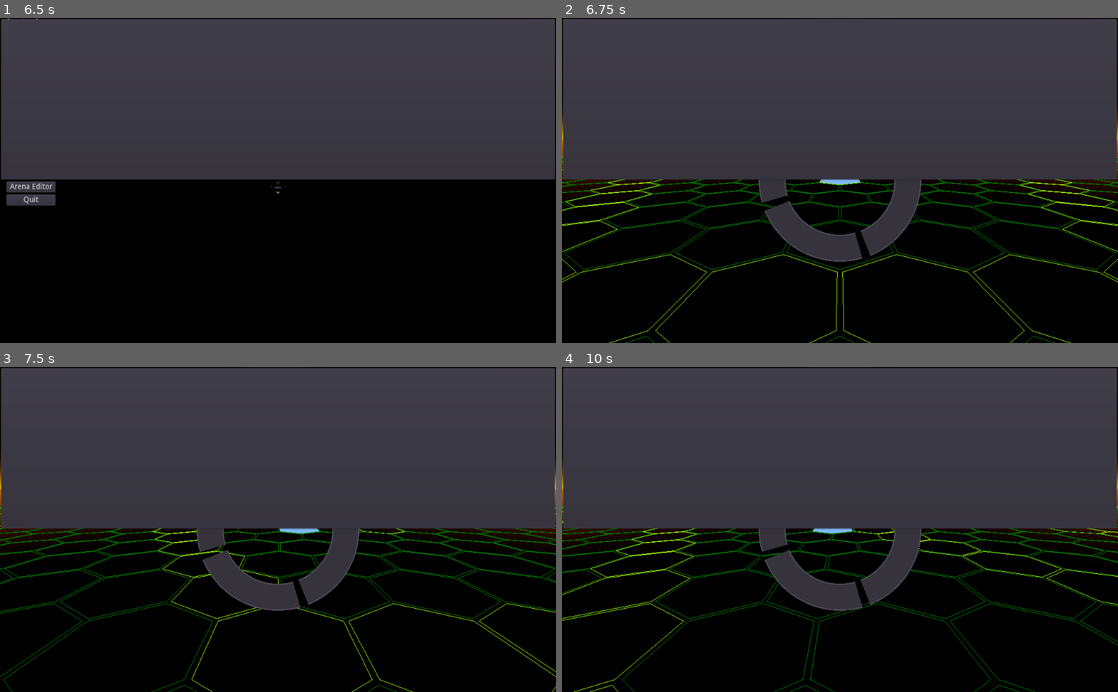
Above: before the commit, frames 1-4 (two rows, left to right).
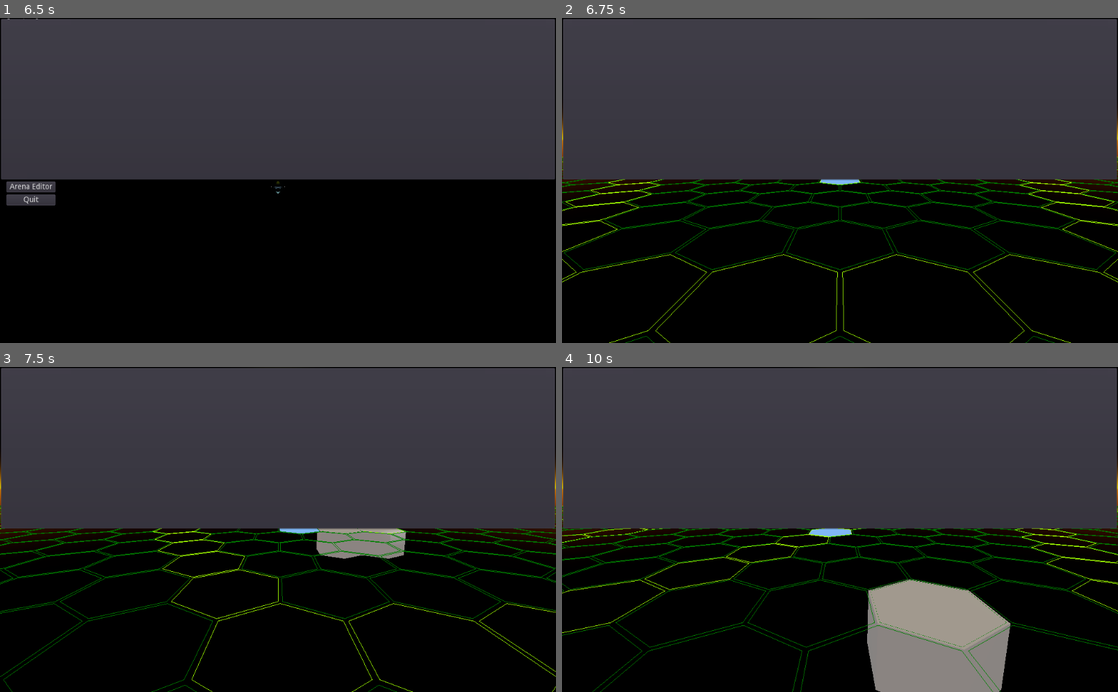
Above: after the commit, the same moments.

Repository: ObsidianBlk/Twin-Sticky
Game: Godot game, scene res://World.tscn
The game is run twice, just before and just after one commit, with the same random seed, the same clock (stepped at 60 frames per second) and the same inputs.
Inputs (mouse positions are in pixels of both pictures, inside the frame that each line leads up to):
- Up to frame 1 (6.5 s): click "Local Play" at 0.5 s; tap Enter at 1.25, 2.75, 4.25 s; move the mouse to (400, 164) at 1.27 s; hold D (booster_right) 1.28-2.03 s; hold Middle mouse button (orbit_enable) 1.28-2.03 s; click (400, 164) at 1.42 s; tap Space (booster_jump) at 1.52, 2, 2.27, 3.5, 3.77, 4.52 s; move the mouse to (166, 196) at 2.02 s; hold S (booster_backward) 2.03-2.78 s; tap Middle mouse button (orbit_enable) at 2.1, 3.05, 3.6 s; click (166, 196) at 2.17 s; move the mouse to (333, 109) at 2.77 s; hold D (booster_right) 2.78-3.53 s; hold ` (terminal) 2.78-3.53 s; click (333, 109) at 2.92 s; move the mouse to (250, 245) at 3.52 s; hold W (booster_forward) 3.53-4.28 s; click (250, 245) at 3.67 s; move the mouse to (444, 229) at 4.27 s; hold A (booster_left) 4.28-5 s; hold Middle mouse button (orbit_enable) 4.28-5 s; click (444, 229) at 4.42 s; tap Escape (ui_cancel) at 4.9 s; click "Local Play" at 5 s; click "Multiplayer" at 5.75 s
- Up to frame 2 (6.75 s): click "Arena Editor" at 6.5 s
- Up to frame 3 (7.5 s): tap Space (booster_jump) at 7.25 s; move the mouse to (278, 529) at 7.27 s; hold A (booster_left) from 7.28 s (still down); tap ` (terminal) at 7.35 s; click (278, 529) at 7.42 s
- Up to frame 4 (10 s): tap Space (booster_jump) at 7.52, 9.02, 9.77 s; tap Middle mouse button (orbit_enable) at 7.55, 8.85, 9.8 s; tap Tab (editor_menu, bound only after the commit) at 7.9 s; release A (booster_left) at 8.03 s; hold S (booster_backward) 8.03-8.78 s; hold Middle mouse button (orbit_enable) 8.03-8.78 s; click (840, 529) at 8.17 s; hold D (booster_right) 8.78-9.53 s; click (840, 529) at 8.92 s; hold W (booster_forward) from 9.53 s (still down); hold ` (terminal) from 9.53 s (still down); click (840, 529) at 9.67 s

Frame 1 is identical in both runs. In frame 2, 3.1% of the frame differs, in the area x 35-65%, y 49-75%; in frame 3, 3.9%; in frame 4, 16%, in the area x 0-100%, y 42-100%.
Error after the commit: Invalid call. Nonexistent function 'get_children' in base 'Nil'. (res://Objects/HexRegion/HexRegion.gd:51)

Commit message:
Fixed RadialButton bug where icon wasn't displaying. Cleaned a bit of input control between RadialButton and RadialMenu. Added input controls in AreaEditor for the display of the RadialMenu. Added a 'new arena' system. Started working on a 'save arena' system. Added some icons for the RadialMenu toolbar.

Diff:
--- a/ArenaEditor/ArenaEditor.gd
+++ b/ArenaEditor/ArenaEditor.gd
@@ -35,6 +35,9 @@
 onready var _hex_grid_overlay : Spatial = $HexGridOverlay
 onready var _hex_region : Spatial = $HexRegion
 
+onready var _ui : CanvasLayer = $UI
+onready var _radialmenu : Popup = $UI/RadialMenu
+
 # ------------------------------------------------------------------------------
 # Override Methods
 # ------------------------------------------------------------------------------
@@ -43,19 +46,17 @@
 	_hex_grid_overlay.connect("grid_clicked", self, "_on_grid_clicked")
 	_hex_grid_overlay.hex_size = _region_resource.hex_size
 	_hex_region.region_resource = _region_resource
-	$UI/RadialMenu.popup_centered()
 
 
 func _unhandled_input(event : InputEvent) -> void:
-	if event.is_action_pressed("ui_cancel"):
-		emit_signal("editor_exited")
 	if event is InputEventMouseMotion:
 		if not _orbit_enabled:
 			_UpdateMouseCursor(event.position)
-	elif event is InputEventMouseButton:
-		if event.is_action("orbit_enable"):
-			_orbit_enabled = event.is_action_pressed("orbit_enable")
 	else:
+		if event.is_action_pressed("ui_cancel"):
+			emit_signal("editor_exited")
+		if event.is_action_pressed("editor_menu"):
+			_radialmenu.popup_centered()
 		_non_mouse_move = _IsEventNonMouseMovement()
 
 func _physics_process(_delta : float) -> void:
@@ -124,7 +125,31 @@
 				_region_resource.add_cell(ccell, height)
 
 
+func _on_save_file_selected(path : String) -> void:
+	print("Would save to ", path, " ... if I was implemented.")
+
+func _on_New_Arena_pressed():
+	_region_resource = RegionResource.new()
+	_hex_grid_overlay.hex_size = _region_resource.hex_size
+	_hex_region.region_resource = _region_resource
+	_radialmenu.hide()
 
 
-func _on_Test_pressed():
-	print("Test Radial Button Pressed")
+func _on_Save_Arena_pressed():
+	if _region_resource == null:
+		return
+	if _region_resource.empty():
+		return
+	_radialmenu.hide()
+	var fd : FileDialog = FileDialog.new()
+	_ui.add_child(fd)
+	fd.connect("file_selected", self, "_on_save_file_selected")
+	fd.connect("popup_hide", self, "_on_close_file_dialog", [fd])
+	fd.access = FileDialog.ACCESS_USERDATA
+	fd.popup_centered(Vector2(640,480))
+
+func _on_close_file_dialog(fd : FileDialog) -> void:
+	if fd != null:
+		print("Removing file dialog")
+		_ui.remove_child(fd)
+		fd.queue_free()
--- a/ArenaEditor/ArenaEditor.tscn
+++ b/ArenaEditor/ArenaEditor.tscn
@@ -6,6 +6,9 @@
 [ext_resource path="res://Objects/GimbleCamera/GimbleCamera.tscn" type="PackedScene" id=4]
 [ext_resource path="res://UI/RadialMenu/RadialMenu.tscn" type="PackedScene" id=5]
 [ext_resource path="res://UI/RadialButton/RadialButton.tscn" type="PackedScene" id=6]
+[ext_resource path="res://Assets/Textures/ArenaEditor/icons/icon_new_arena.svg" type="Texture" id=7]
+[ext_resource path="res://Assets/Textures/ArenaEditor/icons/icon_load.svg" type="Texture" id=8]
+[ext_resource path="res://Assets/Textures/ArenaEditor/icons/icon_save.svg" type="Texture" id=9]
 
 [sub_resource type="ProceduralSky" id=1]
 sky_top_color = Color( 0, 0, 0, 1 )
@@ -67,51 +70,66 @@
 [node name="RadialMenu" parent="UI" instance=ExtResource( 5 )]
 outer_radius = 150.0
 inner_radius = 100.0
-offset_angle = 71.0
-gap_degrees = 5.923
+gap_degrees = 4.0
 
-[node name="Test" parent="UI/RadialMenu" instance=ExtResource( 6 )]
-margin_right = 300.0
-margin_bottom = 300.0
+[node name="New_Arena" parent="UI/RadialMenu" instance=ExtResource( 6 )]
+margin_left = -150.0
+margin_top = -150.0
 focus_neighbour_left = NodePath("../RadialButton4")
 focus_neighbour_top = NodePath("../RadialButton4")
-focus_neighbour_right = NodePath("../RadialButton2")
-focus_neighbour_bottom = NodePath("../RadialButton2")
-focus_next = NodePath("../RadialButton2")
+focus_neighbour_right = NodePath("../Load_Arena")
+focus_neighbour_bottom = NodePath("../Load_Arena")
+focus_next = NodePath("../Load_Arena")
 focus_previous = NodePath("../RadialButton4")
-mouse_filter = 2
+mouse_filter = 1
+icon = ExtResource( 7 )
+arc_start_degree = 2.0
+arc_end_degree = 88.0
+inner_radius = 0.666667
 
-[node name="RadialButton2" parent="UI/RadialMenu" instance=ExtResource( 6 )]
-margin_right = 300.0
-margin_bottom = 300.0
-focus_neighbour_left = NodePath("../Test")
-focus_neighbour_top = NodePath("../Test")
-focus_neighbour_right = NodePath("../RadialButton3")
-focus_neighbour_bottom = NodePath("../RadialButton3")
-focus_next = NodePath("../RadialButton3")
-focus_previous = NodePath("../Test")
-mouse_filter = 2
+[node name="Load_Arena" parent="UI/RadialMenu" instance=ExtResource( 6 )]
+margin_left = -150.0
+margin_top = -150.0
+focus_neighbour_left = NodePath("../New_Arena")
+focus_neighbour_top = NodePath("../New_Arena")
+focus_neighbour_right = NodePath("../Save_Arena")
+focus_neighbour_bottom = NodePath("../Save_Arena")
+focus_next = NodePath("../Save_Arena")
+focus_previous = NodePath("../New_Arena")
+mouse_filter = 1
+icon = ExtResource( 8 )
+arc_start_degree = 92.0
+arc_end_degree = 178.0
+inner_radius = 0.666667
 
-[node name="RadialButton3" parent="UI/RadialMenu" instance=ExtResource( 6 )]
-margin_right = 300.0
-margin_bottom = 300.0
-focus_neighbour_left = NodePath("../RadialButton2")
-focus_neighbour_top = NodePath("../RadialButton2")
+[node name="Save_Arena" parent="UI/RadialMenu" instance=ExtResource( 6 )]
+margin_left = -150.0
+margin_top = -150.0
+focus_neighbour_left = NodePath("../Load_Arena")
+focus_neighbour_top = NodePath("../Load_Arena")
 focus_neighbour_right = NodePath("../RadialButton4")
 focus_neighbour_bottom = NodePath("../RadialButton4")
 focus_next = NodePath("../RadialButton4")
-focus_previous = NodePath("../RadialButton2")
-mouse_filter = 2
+focus_previous = NodePath("../Load_Arena")
+mouse_filter = 1
+icon = ExtResource( 9 )
+arc_start_degree = 182.0
+arc_end_degree = 268.0
+inner_radius = 0.666667
 
 [node name="RadialButton4" parent="UI/RadialMenu" instance=ExtResource( 6 )]
-margin_right = 300.0
-margin_bottom = 300.0
-focus_neighbour_left = NodePath("../RadialButton3")
-focus_neighbour_top = NodePath("../RadialButton3")
-focus_neighbour_right = NodePath("../Test")
-focus_neighbour_bottom = NodePath("../Test")
-focus_next = NodePath("../Test")
-focus_previous = NodePath("../RadialButton3")
-mouse_filter = 2
+margin_left = -150.0
+margin_top = -150.0
+focus_neighbour_left = NodePath("../Save_Arena")
+focus_neighbour_top = NodePath("../Save_Arena")
+focus_neighbour_right = NodePath("../New_Arena")
+focus_neighbour_bottom = NodePath("../New_Arena")
+focus_next = NodePath("../New_Arena")
+focus_previous = NodePath("../Save_Arena")
+mouse_filter = 1
+arc_start_degree = 272.0
+arc_end_degree = 358.0
+inner_radius = 0.666667
 
-[connection signal="pressed" from="UI/RadialMenu/Test" to="." method="_on_Test_pressed"]
+[connection signal="pressed" from="UI/RadialMenu/New_Arena" to="." method="_on_New_Arena_pressed"]
+[connection signal="pressed" from="UI/RadialMenu/Save_Arena" to="." method="_on_Save_Arena_pressed"]
--- /dev/null
+++ b/Assets/Textures/ArenaEditor/icons/icon_load.svg
@@ -0,0 +1,80 @@
+<?xml version="1.0" encoding="UTF-8" standalone="no"?>
+<!-- Created with Inkscape (http://www.inkscape.org/) -->
+
+<svg
+   width="24"
+   height="24"
+   viewBox="0 0 6.3499999 6.35"
+   version="1.1"
+   id="svg5"
+   inkscape:version="1.2 (dc2aedaf03, 2022-05-15)"
+   sodipodi:docname="icon_load.svg"
+   xmlns:inkscape="http://www.inkscape.org/namespaces/inkscape"
+   xmlns:sodipodi="http://sodipodi.sourceforge.net/DTD/sodipodi-0.dtd"
+   xmlns="http://www.w3.org/2000/svg"
+   xmlns:svg="http://www.w3.org/2000/svg">
+  <sodipodi:namedview
+     id="namedview7"
+     pagecolor="#505050"
+     bordercolor="#eeeeee"
+     borderopacity="1"
+     inkscape:showpageshadow="0"
+     inkscape:pageopacity="0"
+     inkscape:pagecheckerboard="0"
+     inkscape:deskcolor="#505050"
+     inkscape:document-units="mm"
+     showgrid="false"
+     inkscape:zoom="18.081458"
+     inkscape:cx="3.5395375"
+     inkscape:cy="13.162655"
+     inkscape:window-width="1916"
+     inkscape:window-height="1033"
+     inkscape:window-x="0"
+     inkscape:window-y="18"
+     inkscape:window-maximized="1"
+     inkscape:current-layer="layer1" />
+  <defs
+     id="defs2" />
+  <g
+     inkscape:label="Layer 1"
+     inkscape:groupmode="layer"
+     id="layer1">
+    <g
+       id="g1855"
+       transform="matrix(1,0,0,-1,0,5.9844393)">
+      <rect
+         style="fill:#ffffff;stroke:none;stroke-width:0.529167;stroke-linecap:round;stroke-linejoin:round;paint-order:stroke markers fill"
+         id="rect1465"
+         width="1.1905644"
+         height="2.8325472"
+         x="2.6374483"
+         y="0.49277785" />
+      <path
+         sodipodi:type="star"
+         style="fill:#ffffff;stroke:none;stroke-width:0.529167;stroke-linecap:round;stroke-linejoin:round;paint-order:stroke markers fill"
+         id="path1571"
+         inkscape:flatsided="true"
+         sodipodi:sides="3"
+         sodipodi:cx="2.254982"
+         sodipodi:cy="3.9120815"
+         sodipodi:r1="1.4648039"
+         sodipodi:r2="0.73240197"
+         sodipodi:arg1="1.5548198"
+         sodipodi:arg2="2.6020173"
+         inkscape:rounded="1.7347235e-17"
+         inkscape:randomized="0"
+         d="M 2.2783835,5.3766985 0.97488573,3.2000393 3.5116768,3.1595067 Z"
+         inkscape:transform-center-x="0.010927006"
+         inkscape:transform-center-y="0.28314278"
+         transform="translate(0.94360823,-0.94337043)" />
+    </g>
+    <path
+       id="rect1843"
+       style="fill:#ffffff;stroke-width:0.721321;stroke-linecap:round;stroke-linejoin:round;paint-order:stroke markers fill"
+       d="M 0 4.7625 L 0 6.35 L 6.35 6.35 L 6.35 4.7625 L 5.8208333 4.7625 L 5.8208333 5.8208333 L 0.52916667 5.8208333 L 0.52916667 4.7625 L 0 4.7625 z " />
+    <path
+       id="path1850"
+       style="fill:#ffffff;stroke-width:0.36066;stroke-linecap:round;stroke-linejoin:round;paint-order:stroke markers fill"
+       d="m 0.79375,0 h 4.7625 v 0.5291666 h -4.7625 z" />
+  </g>
+</svg>
--- /dev/null
+++ b/Assets/Textures/ArenaEditor/icons/icon_new_arena.svg
@@ -0,0 +1,93 @@
+<?xml version="1.0" encoding="UTF-8" standalone="no"?>
+<!-- Created with Inkscape (http://www.inkscape.org/) -->
+
+<svg
+   width="24"
+   height="24"
+   viewBox="0 0 6.3499999 6.35"
+   version="1.1"
+   id="svg5"
+   inkscape:version="1.2 (dc2aedaf03, 2022-05-15)"
+   sodipodi:docname="icon_new_arena.svg"
+   xmlns:inkscape="http://www.inkscape.org/namespaces/inkscape"
+   xmlns:sodipodi="http://sodipodi.sourceforge.net/DTD/sodipodi-0.dtd"
+   xmlns="http://www.w3.org/2000/svg"
+   xmlns:svg="http://www.w3.org/2000/svg">
+  <sodipodi:namedview
+     id="namedview7"
+     pagecolor="#505050"
+     bordercolor="#eeeeee"
+     borderopacity="1"
+     inkscape:showpageshadow="0"
+     inkscape:pageopacity="0"
+     inkscape:pagecheckerboard="0"
+     inkscape:deskcolor="#505050"
+     inkscape:document-units="mm"
+     showgrid="false"
+     inkscape:zoom="9.0407292"
+     inkscape:cx="16.14914"
+     inkscape:cy="37.939418"
+     inkscape:window-width="1916"
+     inkscape:window-height="1033"
+     inkscape:window-x="0"
+     inkscape:window-y="18"
+     inkscape:window-maximized="1"
+     inkscape:current-layer="layer1" />
+  <defs
+     id="defs2">
+    <inkscape:path-effect
+       effect="perspective-envelope"
+       up_left_point="0.86526024,1.8001985"
+       up_right_point="5.4776968,1.8001985"
+       down_left_point="-1.9372329,6.3433589"
+       down_right_point="8.2801899,6.3433589"
+       id="path-effect7195"
+       is_visible="true"
+       lpeversion="1"
+       deform_type="perspective"
+       horizontal_mirror="false"
+       vertical_mirror="false"
+       overflow_perspective="false" />
+    <inkscape:path-effect
+       effect="perspective-envelope"
+       up_left_point="1.4339784,1.6354578"
+       up_right_point="5.4510998,1.9133977"
+       down_left_point="-1.1656931,5.9471614"
+       down_right_point="7.4187371,6.5411079"
+       id="path-effect7193"
+       is_visible="true"
+       lpeversion="1"
+       deform_type="envelope_deformation"
+       horizontal_mirror="false"
+       vertical_mirror="false"
+       overflow_perspective="false" />
+    <inkscape:path-effect
+       effect="perspective-envelope"
+       up_left_point="-2.0159859,1.257671"
+       up_right_point="5.2282088,1.257671"
+       down_left_point="-2.0159859,6.3747789"
+       down_right_point="5.2282088,6.3747789"
+       id="path-effect7095"
+       is_visible="true"
+       lpeversion="1"
+       deform_type="envelope_deformation"
+       horizontal_mirror="false"
+       vertical_mirror="false"
+       overflow_perspective="false" />
+  </defs>
+  <g
+     inkscape:label="Layer 1"
+     inkscape:groupmode="layer"
+     id="layer1">
+    <path
+       id="path7088"
+       style="fill:#ffffff;stroke-width:0.508101;stroke-linecap:round;stroke-linejoin:round;paint-order:stroke markers fill"
+       inkscape:transform-center-x="0.18489634"
+       inkscape:transform-center-y="-0.053452491"
+       d="M 2.7181803,0.74207353 2.1218343,1.3311848 2.5564331,2.1357869 3.4933268,2.1332069 V 1.9771402 H 2.8478882 V 0.74207353 Z M 2.0825602,1.3327351 1.0247437,1.3348022 0,2.1445719 0.04909261,3.3212442 1.5916341,3.3160766 2.5094076,2.1378539 Z M 5.593457,1.5621785 V 1.9771402 H 4.9480184 V 2.6225789 H 4.1976766 L 4.7676676,3.3486327 6.3133097,3.3434651 6.35,2.1559407 Z M 3.4933268,2.1729939 2.5331787,2.1755777 1.6123047,3.3734374 2.1605916,5.2844319 4.1806234,5.2849487 4.7180583,3.3631021 4.1439331,2.6225789 H 3.4933268 Z" />
+    <path
+       id="rect7197"
+       style="fill:#ffffff;stroke-width:0.529167;stroke-linecap:round;stroke-linejoin:round;paint-order:stroke markers fill"
+       d="M 3.8669044,0.27078446 V 0.91622313 H 3.2214658 V 1.6200562 h 0.6454386 v 0.6454386 h 0.703833 V 1.6200562 H 5.2161761 V 0.91622313 H 4.5707374 V 0.27078446 Z" />
+  </g>
+</svg>
--- /dev/null
+++ b/Assets/Textures/ArenaEditor/icons/icon_save.svg
@@ -0,0 +1,79 @@
+<?xml version="1.0" encoding="UTF-8" standalone="no"?>
+<!-- Created with Inkscape (http://www.inkscape.org/) -->
+
+<svg
+   width="24"
+   height="24"
+   viewBox="0 0 6.3499999 6.35"
+   version="1.1"
+   id="svg5"
+   inkscape:version="1.2 (dc2aedaf03, 2022-05-15)"
+   sodipodi:docname="icon_save.svg"
+   xmlns:inkscape="http://www.inkscape.org/namespaces/inkscape"
+   xmlns:sodipodi="http://sodipodi.sourceforge.net/DTD/sodipodi-0.dtd"
+   xmlns="http://www.w3.org/2000/svg"
+   xmlns:svg="http://www.w3.org/2000/svg">
+  <sodipodi:namedview
+     id="namedview7"
+     pagecolor="#505050"
+     bordercolor="#eeeeee"
+     borderopacity="1"
+     inkscape:showpageshadow="0"
+     inkscape:pageopacity="0"
+     inkscape:pagecheckerboard="0"
+     inkscape:deskcolor="#505050"
+     inkscape:document-units="mm"
+     showgrid="false"
+     inkscape:zoom="18.081458"
+     inkscape:cx="3.5395375"
+     inkscape:cy="13.162655"
+     inkscape:window-width="1916"
+     inkscape:window-height="1033"
+     inkscape:window-x="0"
+     inkscape:window-y="18"
+     inkscape:window-maximized="1"
+     inkscape:current-layer="layer1" />
+  <defs
+     id="defs2" />
+  <g
+     inkscape:label="Layer 1"
+     inkscape:groupmode="layer"
+     id="layer1">
+    <g
+       id="g1855">
+      <rect
+         style="fill:#ffffff;stroke:none;stroke-width:0.529167;stroke-linecap:round;stroke-linejoin:round;paint-order:stroke markers fill"
+         id="rect1465"
+         width="1.1905644"
+         height="2.8325472"
+         x="2.6374483"
+         y="0.49277785" />
+      <path
+         sodipodi:type="star"
+         style="fill:#ffffff;stroke:none;stroke-width:0.529167;stroke-linecap:round;stroke-linejoin:round;paint-order:stroke markers fill"
+         id="path1571"
+         inkscape:flatsided="true"
+         sodipodi:sides="3"
+         sodipodi:cx="2.254982"
+         sodipodi:cy="3.9120815"
+         sodipodi:r1="1.4648039"
+         sodipodi:r2="0.73240197"
+         sodipodi:arg1="1.5548198"
+         sodipodi:arg2="2.6020173"
+         inkscape:rounded="1.7347235e-17"
+         inkscape:randomized="0"
+         d="M 2.2783835,5.3766985 0.97488573,3.2000393 3.5116768,3.1595067 Z"
+         inkscape:transform-center-x="0.010927006"
+         inkscape:transform-center-y="0.28314278"
+         transform="translate(0.94360823,-0.94337043)" />
+    </g>
+    <path
+       id="rect1843"
+       style="fill:#ffffff;stroke-width:0.721321;stroke-linecap:round;stroke-linejoin:round;paint-order:stroke markers fill"
+       d="M 0 4.7625 L 0 6.35 L 6.35 6.35 L 6.35 4.7625 L 5.8208333 4.7625 L 5.8208333 5.8208333 L 0.52916667 5.8208333 L 0.52916667 4.7625 L 0 4.7625 z " />
+    <path
+       id="path1850"
+       style="fill:#ffffff;stroke-width:0.36066;stroke-linecap:round;stroke-linejoin:round;paint-order:stroke markers fill"
+       d="m 0.79375,4.7625 h 4.7625 v 0.5291666 h -4.7625 z" />
+  </g>
+</svg>
--- a/Objects/HexRegion/HexRegion.gd
+++ b/Objects/HexRegion/HexRegion.gd
@@ -23,9 +23,11 @@
 	if r == null or r is RegionResource:
 		if region_resource != null:
 			region_resource.disconnect("region_hex_added", self, "_on_region_hex_added")
+			clear()
 		region_resource = r
 		if region_resource != null:
 			var _res : int = region_resource.connect("region_hex_added", self, "_on_region_hex_added")
+			_Build()
 
 # ------------------------------------------------------------------------------
 # Override Methods
@@ -45,7 +47,10 @@
 # ------------------------------------------------------------------------------
 # Public Methods
 # ------------------------------------------------------------------------------
-
+func clear() -> void:
+	for child in hex_container_node.get_children():
+		hex_container_node.remove_child(child)
+		child.queue_free()
 
 # ------------------------------------------------------------------------------
 # Handler Methods
--- a/Objects/HexRegion/HexRegion.tscn
+++ b/Objects/HexRegion/HexRegion.tscn
@@ -5,12 +5,6 @@
 
 [sub_resource type="Resource" id=1]
 script = ExtResource( 2 )
-region_seed = 571234
-octaves = 4
-period = 20.0
-persistence = 0.8
-size = 20
-max_height = 4.0
 hex_size = 10.0
 
 [node name="HexRegion" type="Spatial"]
--- a/UI/RadialButton/RadialButton.gd
+++ b/UI/RadialButton/RadialButton.gd
@@ -114,16 +114,19 @@
 func _ready() -> void:
 	connect("resized", self, "_on_resized")
 	if not Engine.editor_hint:
-		set_focus_mode(Control.FOCUS_ALL)
+		#set_focus_mode(Control.FOCUS_ALL)
 		connect("focus_entered", self, "_SetFocusMode", [true])
 		connect("focus_exited", self, "_SetFocusMode", [false])
+	_FullShaderUpdate()
 
 func _enter_tree():
 	var parent = get_parent()
 	if parent != null:
 		if parent.has_method("add_radial_button"): # My Cheat to see if we're under the RadialMenu class.
-			mouse_filter = Control.MOUSE_FILTER_IGNORE
+			set_focus_mode(Control.FOCUS_NONE)
+			mouse_filter = Control.MOUSE_FILTER_PASS
 		else:
+			set_focus_mode(Control.FOCUS_ALL)
 			mouse_filter = Control.MOUSE_FILTER_STOP
 
 func _gui_input(event : InputEvent) -> void:
@@ -542,7 +545,7 @@
 		return _override_colors[color_name] != null
 	return false
 
-func has_constant_overrise(const_name : String) -> bool:
+func has_constant_override(const_name : String) -> bool:
 	if const_name in _override_constants:
 		return _override_constants[const_name] != null
 	return false
--- a/UI/RadialMenu/RadialMenu.gd
+++ b/UI/RadialMenu/RadialMenu.gd
@@ -182,14 +182,23 @@
 	if not Engine.editor_hint:
 		call_deferred("_RecalcScreenSize")
 
-
 func _on_child_entered(child : Node) -> void:
 	if child is RadialButton:
+		if not Engine.editor_hint:
+			if not child.is_connected("focus_entered", self, "_on_child_focus_entered"):
+				child.connect("focus_entered", self, "_on_child_focus_entered")
 		_AdjustRadialButtons()
 
 func _on_child_exited(child : Node) -> void:
 	if child is RadialButton:
-		_AdjustRadialButtons()
+		if not Engine.editor_hint:
+			if child.is_connected("focus_entered", self, "_on_child_focus_entered"):
+				child.disconnect("focus_entered", self, "_on_child_focus_entered")
+		_AdjustRadialButtons()
+
+func _on_child_focus_entered() -> void:
+	print("Child in control")
+	grab_focus()
 
 func _on_about_to_show() -> void:
 	_RecalcScreenSize()
--- a/project.godot
+++ b/project.godot
@@ -200,24 +200,34 @@
 "deadzone": 0.5,
 "events": [ Object(InputEventJoypadButton,"resource_local_to_scene":false,"resource_name":"","device":0,"button_index":12,"pressure":0.0,"pressed":false,"script":null)
 , Object(InputEventMouseButton,"resource_local_to_scene":false,"resource_name":"","device":0,"alt":false,"shift":false, …(202 unchanged characters)…
+, Object(InputEventKey,"resource_local_to_scene":false,"resource_name":"","device":0,"alt":false,"shift":false,"control":false,"meta":false,"command":false,"pressed":false,"scancode":46,"physical_scancode":0,"unicode":0,"echo":false,"script":null)
  ]
 }
 editor_shrink_cursor={
 "deadzone": 0.5,
 "events": [ Object(InputEventJoypadButton,"resource_local_to_scene":false,"resource_name":"","device":0,"button_index":13,"pressure":0.0,"pressed":false,"script":null)
 , Object(InputEventMouseButton,"resource_local_to_scene":false,"resource_name":"","device":0,"alt":false,"shift":false, …(202 unchanged characters)…
+, Object(InputEventKey,"resource_local_to_scene":false,"resource_name":"","device":0,"alt":false,"shift":false,"control":false,"meta":false,"command":false,"pressed":false,"scancode":44,"physical_scancode":0,"unicode":0,"echo":false,"script":null)
  ]
 }
 editor_select={
 "deadzone": 0.5,
 "events": [ Object(InputEventMouseButton,"resource_local_to_scene":false,"resource_name":"","device":0,"alt":false,"shi …(212 unchanged characters)…
 , Object(InputEventJoypadButton,"resource_local_to_scene":false,"resource_name":"","device":0,"button_index":0,"pressure":0.0,"pressed":false,"script":null)
+, Object(InputEventKey,"resource_local_to_scene":false,"resource_name":"","device":0,"alt":false,"shift":false,"control":false,"meta":false,"command":false,"pressed":false,"scancode":32,"physical_scancode":0,"unicode":0,"echo":false,"script":null)
  ]
 }
 editor_select_alt={
 "deadzone": 0.5,
 "events": [ Object(InputEventMouseButton,"resource_local_to_scene":false,"resource_name":"","device":0,"alt":false,"shi …(212 unchanged characters)…
 , Object(InputEventJoypadButton,"resource_local_to_scene":false,"resource_name":"","device":0,"button_index":1,"pressure":0.0,"pressed":false,"script":null)
+, Object(InputEventKey,"resource_local_to_scene":false,"resource_name":"","device":0,"alt":false,"shift":false,"control":false,"meta":false,"command":false,"pressed":false,"scancode":16777220,"physical_scancode":0,"unicode":0,"echo":false,"script":null)
+ ]
+}
+editor_menu={
+"deadzone": 0.5,
+"events": [ Object(InputEventKey,"resource_local_to_scene":false,"resource_name":"","device":0,"alt":false,"shift":false,"control":false,"meta":false,"command":false,"pressed":false,"scancode":16777218,"physical_scancode":0,"unicode":0,"echo":false,"script":null)
+, Object(InputEventJoypadButton,"resource_local_to_scene":false,"resource_name":"","device":0,"button_index":8,"pressure":0.0,"pressed":false,"script":null)
  ]
 }
 
Not shown: 1 places in ArenaEditor/ArenaEditor.tscn that only renumber resources
Not shown, added: Assets/Textures/ArenaEditor/icons/icon_load.svg.import
Not shown, added: Assets/Textures/ArenaEditor/icons/icon_new_arena.svg.import
Not shown, added: Assets/Textures/ArenaEditor/icons/icon_save.svg.import
